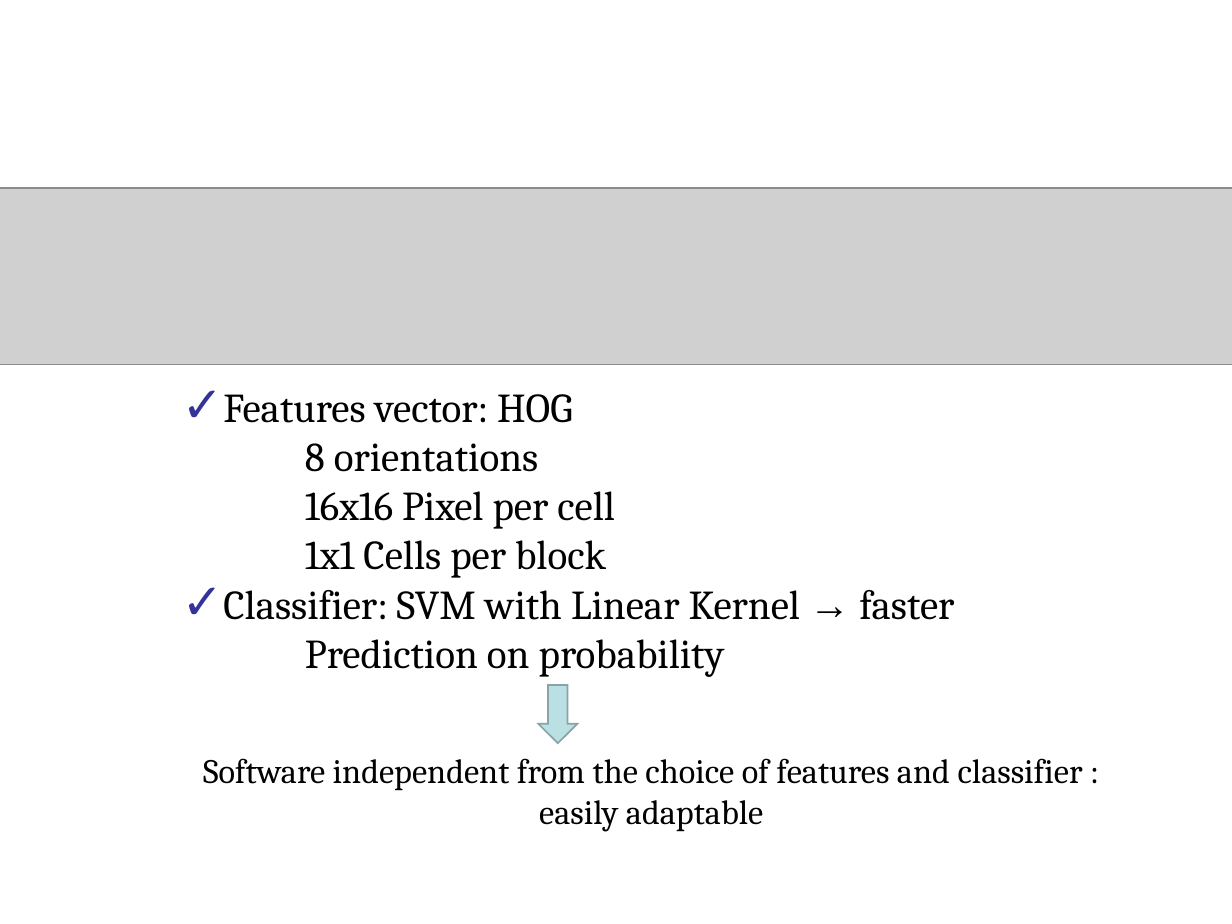
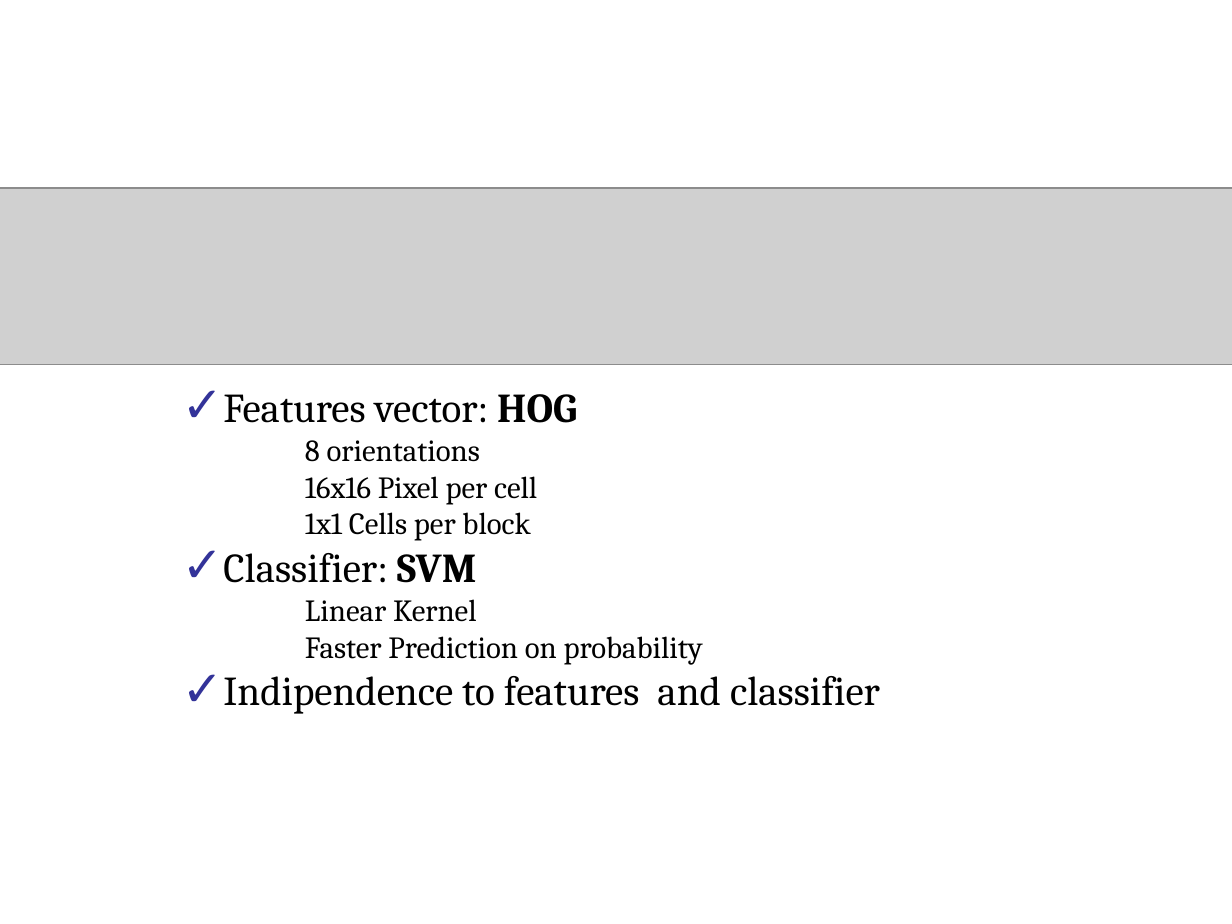
Before and after one commit to Daguerreo/ppd, a slide deck: slide 6 of presentazione/2394.ppt. Drawn at 1232x924 pixels with LibreOffice and Linux fonts; fonts in the diff are those of the drawing; grey boxes stand for pictures; background and template pictures are left out. Boxes give left, top, right and bottom in pixels: in the first picture for what was removed or moved away, otherwise in the second. Text is boxed around its words. In the diff, an @@ line names an element or a change of style, - is before the commit and + after.

```diff
--- a/presentazione/2394.ppt
+++ b/presentazione/2394.ppt
@@ text at [223,394,577,541]: bold on in "HOG"; size 24 to 18 pt in "8 orientations", "16x16 Pixel per cell", "1x1 Cells per block" @@
@@ text at [223,553,880,714]: text changed @@
-✓ Classifier: SVM with Linear Kernel → faster
-    Prediction on probability
+✓ Classifier: SVM
+    Linear Kernel
+    Faster Prediction on probability
+✓ Indipendence to features and classifier
@@ down arrow removed at [538,685,578,743] @@
@@ text removed at [203,758,1083,832] @@
-Software independent from the choice of features and classifier : easily adaptable
```
Also in this commit, not shown: 4 other slides changed, 1 slide added.
